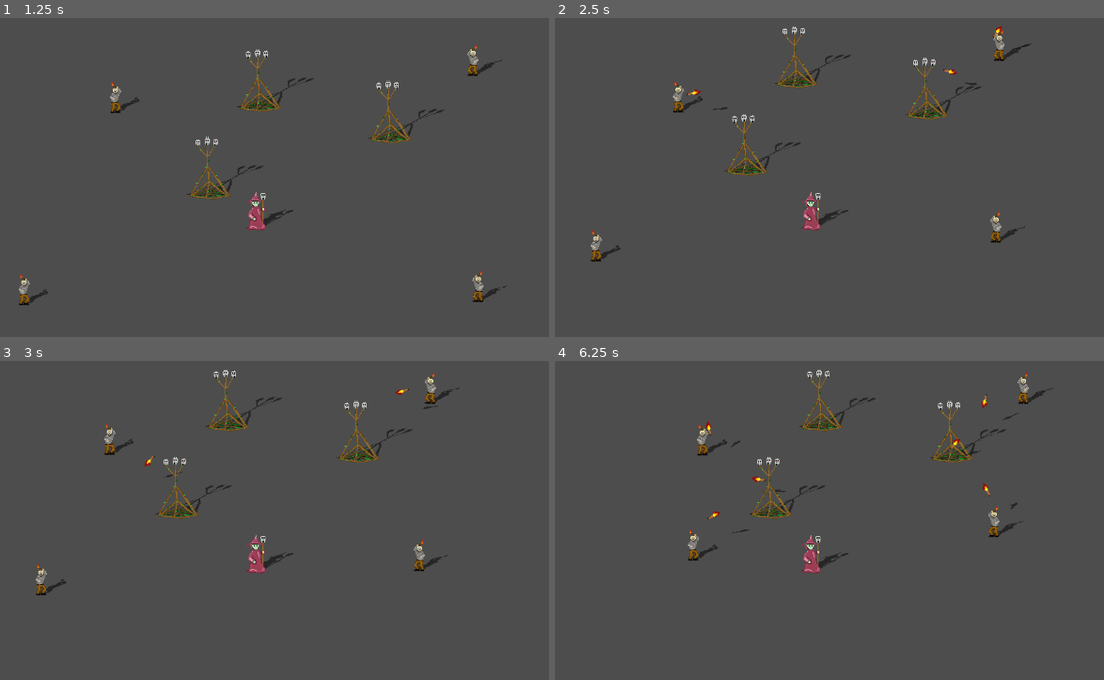
Above: before the commit, frames 1-4 (two rows, left to right).
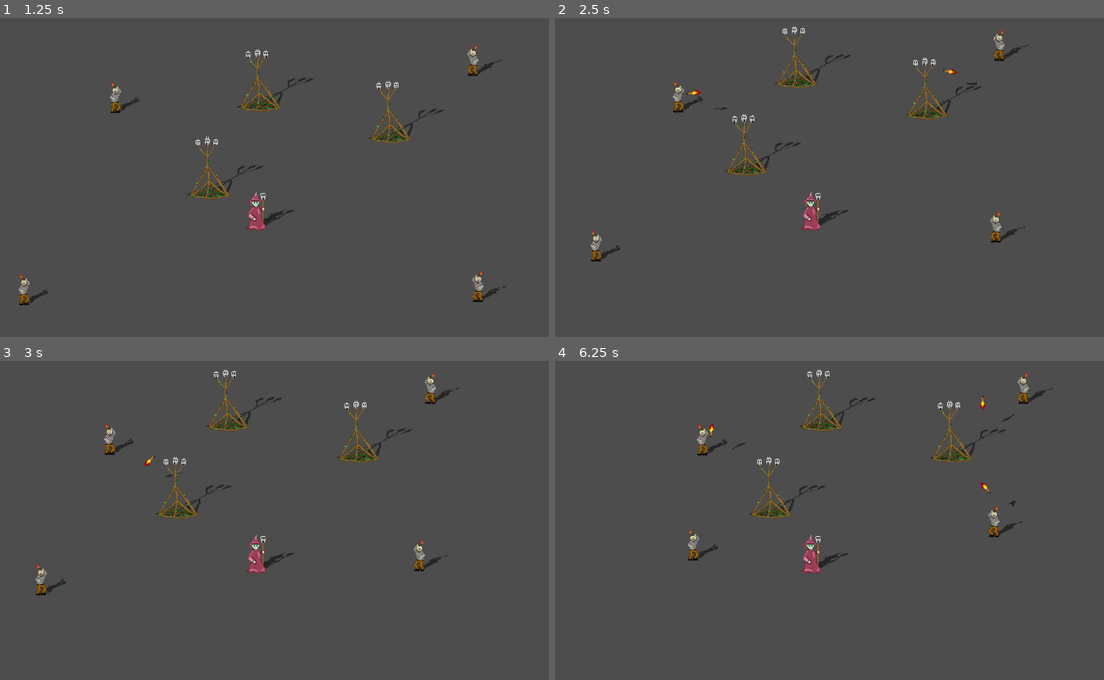
Above: after the commit, the same moments.

Repository: elemel/unholy-sanctum
Game: Godot game, scene res://scenes/main.tscn
Same seed, same stepped clock (60 frames per second), same inputs: the game is played once before the commit and once after it.
Inputs:
- Up to frame 1 (1.25 s): hold D (move_right) from 0.53 s (still down)
- Up to frame 2 (2.5 s): release D (move_right) at 1.28 s; hold S (move_down) 1.28-2.03 s; hold D (move_right) from 2.03 s (still down)
- Up to frame 3 (3 s): release D (move_right) at 2.78 s; hold W (move_up) from 2.78 s (still down)
- Up to frame 4 (6.25 s): release W (move_up) at 3.53 s; hold A (move_left) 3.53-5.03 s; hold S (move_down) 5.03-5.78 s; hold D (move_right) from 5.78 s (still down)

Frame 1 is identical in both runs. In frame 2, less than 0.1% of the frame differs, in the area x 24-87%, y 2-29%; in frame 3, less than 0.1%; in frame 4, 0.3%, in the area x 27-85%, y 10-54%.

Commit message:
Animate in _process function

Diff:
--- a/scenes/peasant.tscn
+++ b/scenes/peasant.tscn
@@ -12,6 +12,7 @@
 script = ExtResource("1_aob7w")
 fire_range = 150.0
 torch_scene = ExtResource("2_2d8cv")
+reload_duration = 2.0
 
 [node name="CollisionShape2D" type="CollisionShape2D" parent="."]
 shape = SubResource("RectangleShape2D_bmshn")
--- a/scripts/altar.gd
+++ b/scripts/altar.gd
@@ -3,7 +3,7 @@
 
 @export var health = 200.0
 
-func _physics_process(_delta):
+func _process(_delta):
     z_index = int(position.y)
 
 func receive_damage(damage: float):
--- a/scripts/camera.gd
+++ b/scripts/camera.gd
@@ -1,7 +1,7 @@
 extends Camera2D
 class_name Camera
 
-func _physics_process(_delta: float) -> void:
+func _process(_delta: float) -> void:
     var target = find_target()
 
     if target != null:
--- a/scripts/necromancer.gd
+++ b/scripts/necromancer.gd
@@ -9,16 +9,21 @@
 @onready var sprite = $"Sprite2D"
 @onready var shadow_sprite = $"Shadow/Sprite2D"
 
-func _physics_process(delta):
+var face_direction = 1
+
+func _physics_process(delta: float) -> void:
     var direction = Input.get_vector("move_left", "move_right", "move_up", "move_down")
     velocity = velocity.move_toward(speed * direction, acceleration * delta)
 
     if direction.x < -0.5:
-        sprite.scale.x = -1
-        shadow_sprite.scale.x = -1
+        face_direction = -1
     elif direction.x > 0.5:
-        sprite.scale.x = 1
-        shadow_sprite.scale.x = 1
+        face_direction = 1
 
     move_and_slide()
+
+func _process(_delta: float) -> void:
+    sprite.scale.x = float(face_direction)
+    shadow_sprite.scale.x = float(face_direction)
+
     z_index = int(position.y)
--- a/scripts/peasant.gd
+++ b/scripts/peasant.gd
@@ -8,11 +8,12 @@
 @export var reload_duration = 1.0
 
 var fire_time = 0.0
+var face_direction = 1
 
 @onready var sprite = $"Sprite2D"
 @onready var shadow_sprite = $"Shadow/Sprite2D"
 
-func _physics_process(delta):
+func _physics_process(delta: float) -> void:
     var move_direction = Vector2.ZERO
     var target = find_target()
 
@@ -36,17 +37,20 @@
                 get_parent().add_child(torch)
 
         if target_direction.x < 0.0:
-            sprite.scale.x = -1
-            shadow_sprite.scale.x = -1
-        else:
-            sprite.scale.x = 1
-            shadow_sprite.scale.x = 1
+            face_direction = -1
+        elif target_direction.x > 0.0:
+            face_direction = 1
 
     velocity = velocity.move_toward(speed * move_direction, acceleration * delta)
     move_and_slide()
+
+func _process(_delta: float) -> void:
+    sprite.scale.x = float(face_direction)
+    shadow_sprite.scale.x = float(face_direction)
+
     z_index = int(position.y)
 
-func find_target():
+func find_target() -> Node2D:
     var target = null
     var min_distance = INF
 
--- a/scripts/torch.gd
+++ b/scripts/torch.gd
@@ -38,9 +38,13 @@
         queue_free()
         return
 
+    position += velocity * delta
+
+func _process(_delta: float) -> void:
+    var now = 0.001 * Time.get_ticks_msec()
+
     var direction = -1.0 if velocity.x < 0.0 else 1.0
     var sprite_rotation = ((now - creation_time) * rotation_speed + deg_to_rad(rotation_phase_degrees)) * direction
-    position += velocity * delta
 
     sprite.position.y = z
     sprite.rotation = sprite_rotation
@@ -50,7 +54,7 @@
 
     z_index = int(position.y)
 
-func _on_body_entered(body: Node2D):
+func _on_body_entered(body: Node2D) -> void:
     if body != thrower:
         if body.has_method("receive_damage"):
             body.receive_damage(damage)
